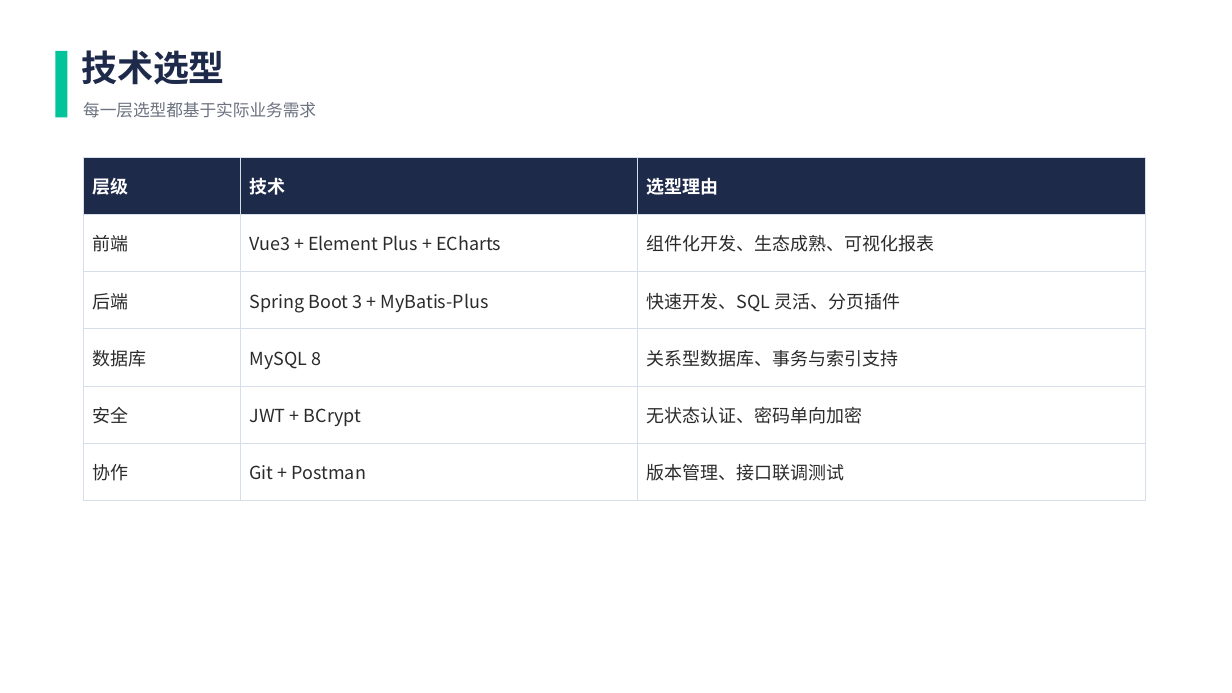
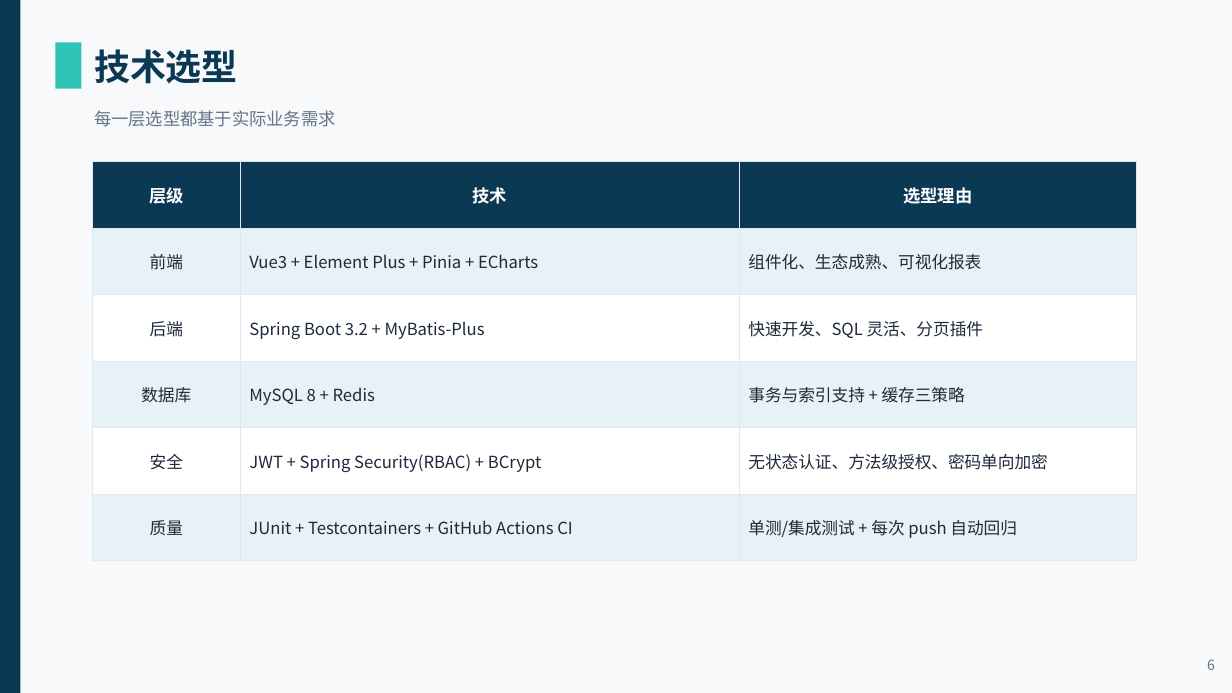
Before and after one commit to CloudGiaohaooo/smart-classroom, a slide deck: slide 6 of 答辩材料/答辩PPT.pptx. Drawn at 1232x693 pixels with LibreOffice and Linux fonts; fonts in the diff are those of the drawing. Boxes give left, top, right and bottom in pixels: in the first picture for what was removed or moved away, otherwise in the second. Text is boxed around its words. In the diff, an @@ line names an element or a change of style, - is before the commit and + after.

```diff
--- a/答辩材料/答辩PPT.pptx
+++ b/答辩材料/答辩PPT.pptx
@@ background #FFFFFF to #F7F9FB @@
@@ rectangle added at [0, 0, 20, 693], fill #0B3954 @@
@@ rectangle: place and size @@
-rectangle at [55, 51, 67, 117]
+rectangle at [55, 43, 81, 89]
@@ rectangle at [55, 43, 81, 89]: fill #02C39A to #2EC4B6 @@
@@ text "技术选型": place and size @@
-text "技术选型" at [81, 50, 225, 85]
+text "技术选型" at [94, 49, 238, 84]
@@ text "技术选型" at [94, 49, 238, 84]: text colour #1E2A4A to #0B3954 @@
@@ text "每一层选型都基于实际业务需求": place and size @@
-text "每一层选型都基于实际业务需求" at [83, 102, 316, 118]
+text "每一层选型都基于实际业务需求" at [94, 110, 335, 127]
@@ text "每一层选型都基于实际业务需求" at [94, 110, 335, 127]: size 13 to 13.5 pt, text colour #6B7280 to #64748B @@
@@ table at [92, 162, 1137, 561] @@
-row 2, column 2: Vue3 + Element Plus + ECharts
+row 2, column 2: Vue3 + Element Plus + Pinia + ECharts
-row 2, column 3: 组件化开发、生态成熟、可视化报表
+row 2, column 3: 组件化、生态成熟、可视化报表
-row 3, column 2: Spring Boot 3 + MyBatis-Plus
+row 3, column 2: Spring Boot 3.2 + MyBatis-Plus
-row 4, column 2: MySQL 8
+row 4, column 2: MySQL 8 + Redis
-row 4, column 3: 关系型数据库、事务与索引支持
+row 4, column 3: 事务与索引支持 + 缓存三策略
-row 5, column 2: JWT + BCrypt
+row 5, column 2: JWT + Spring Security(RBAC) + BCrypt
-row 5, column 3: 无状态认证、密码单向加密
+row 5, column 3: 无状态认证、方法级授权、密码单向加密
-row 6: 协作 | Git + Postman | 版本管理、接口联调测试
+row 6: 质量 | JUnit + Testcontainers + GitHub Actions CI | 单测/集成测试 + 每次 push 自动回归
@@ fill #1E2A4A to #0B3954 in row 1 @@
@@ fill none to #E7F2F7 in 9 cells @@
@@ fill none to #FFFFFF in 6 cells @@
@@ size 14 to 13.5 pt in "层级", "技术", "选型理由" @@
@@ size 14 to 13 pt, text colour #2B2B2B to #1E293B in "前端", "后端", "快速开发、SQL 灵活、分页插件", "数据库" and 1 more places @@
@@ alignment left to centre @@
@@ borders changed @@
@@ table: place and size @@
-table at [83, 157, 1146, 485]
+table at [92, 162, 1137, 561]
@@ text added at [1207, 659, 1215, 670], 11 pt, text #64748B @@
+6
```
Also in this commit, not shown: 7 other slides changed, 10 slides added, 6 slides removed, 17 other files.
